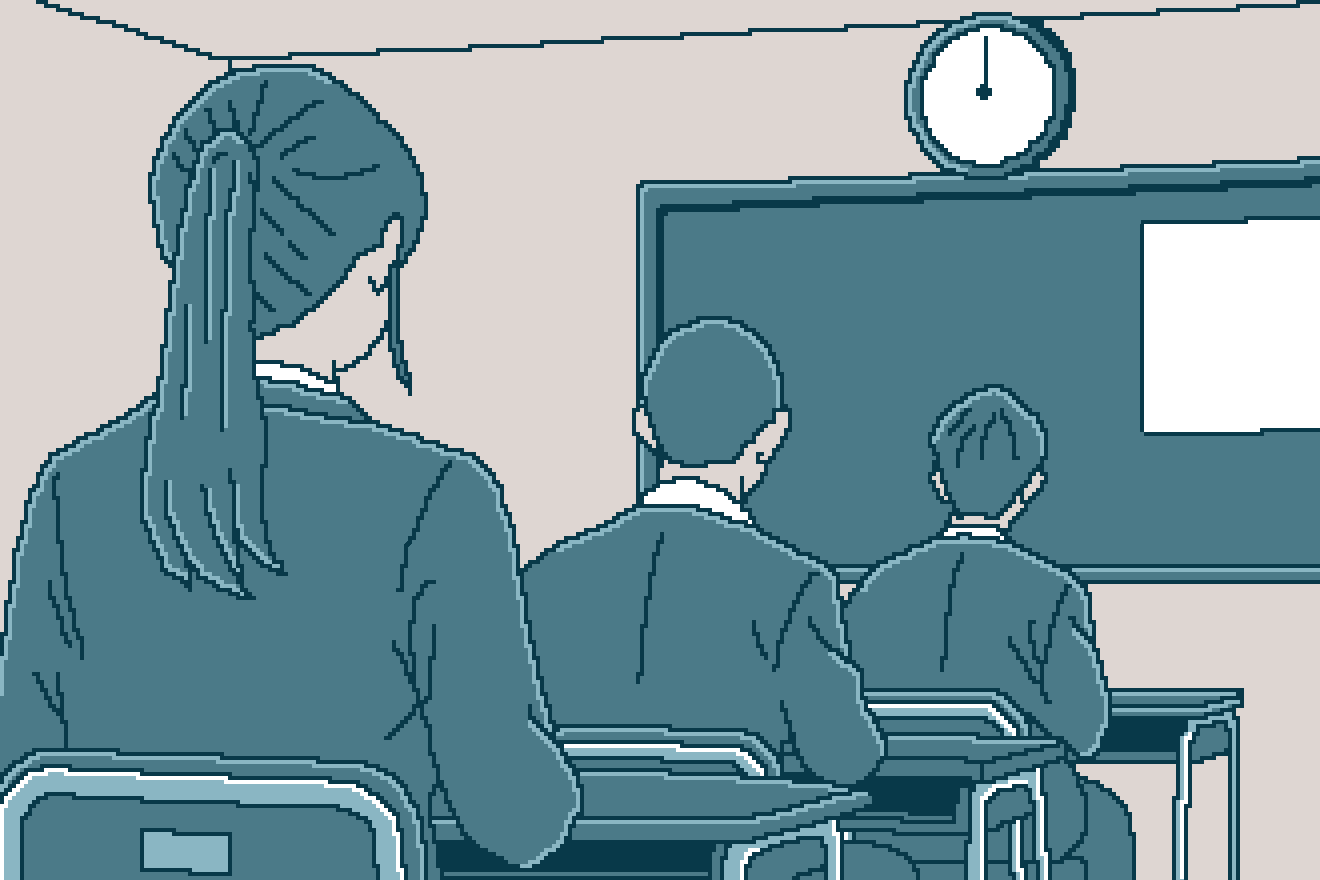
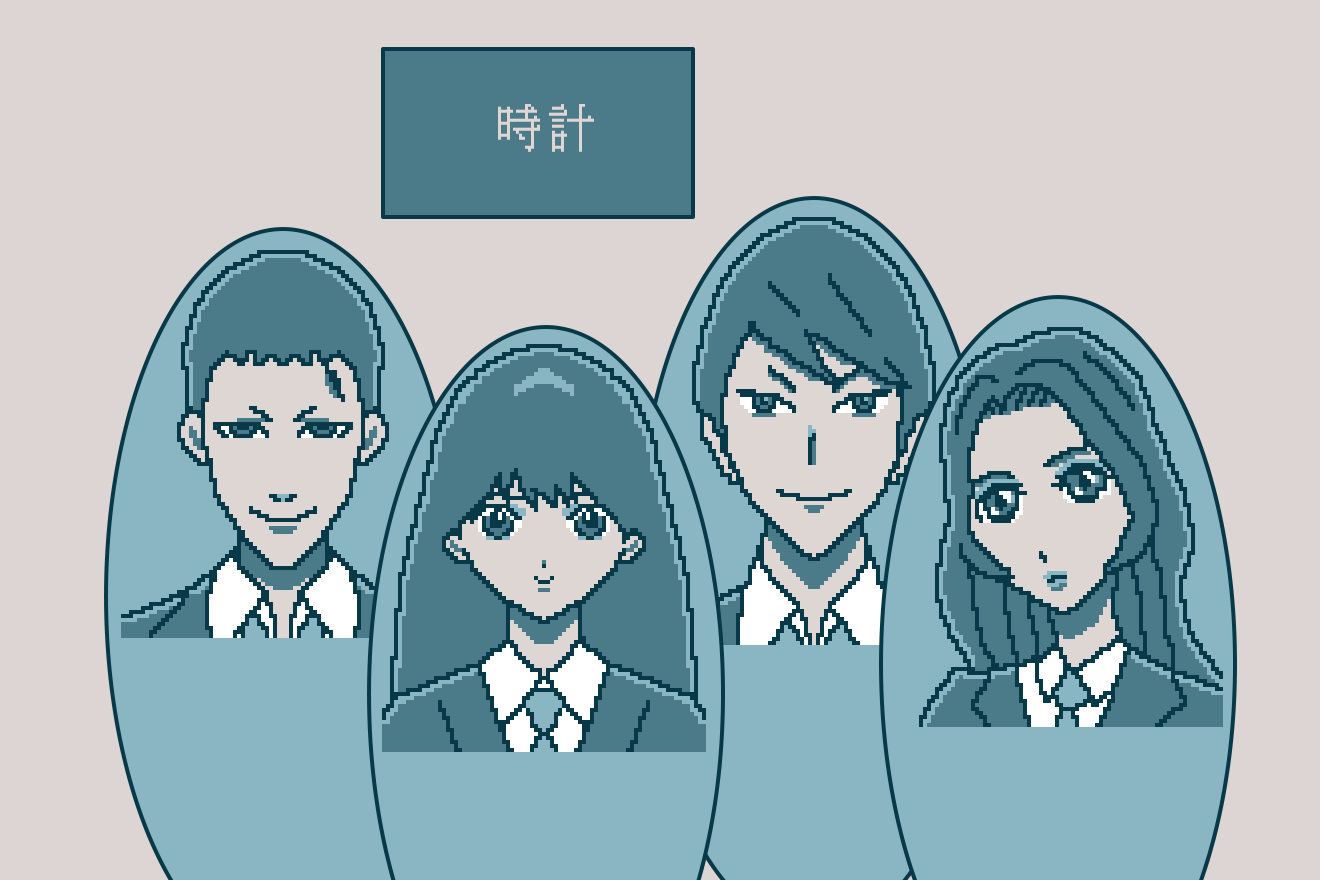
Revision of a layered 1320x880 image; what changed, layer by layer:
removed layer "レイヤー 5" over <box>0,0,1320,880</box>
added group "響 アイ" with 2 layers above "佐木 トモミ" over <box>879,295,1237,880</box>
added layer "Character_21_1" in group "響 アイ" over <box>919,327,1223,727</box>
added layer "楕円形 1" (1st of 4, in "響 アイ") in group "響 アイ" over <box>879,295,1237,880</box>
added group "佐木 トモミ" with 2 layers above "本郷 ケント" over <box>367,325,725,880</box>
added layer "Character_07_1" in group "佐木 トモミ" over <box>382,344,706,752</box>
added layer "楕円形 1" (2nd of 4, in "佐木 トモミ") in group "佐木 トモミ" over <box>367,325,725,880</box>
added group "本郷 ケント" with 2 layers above "根来 ジン" over <box>104,227,462,880</box>
added layer "Character_24_1" in group "本郷 ケント" over <box>121,250,445,638</box>
added layer "楕円形 1" (3rd of 4, in "本郷 ケント") in group "本郷 ケント" over <box>104,227,462,880</box>
added group "根来 ジン" with 2 layers above "時計" over <box>635,196,993,880</box>
added layer "Character_17_1" in group "根来 ジン" over <box>652,217,976,645</box>
added layer "楕円形 1" (4th of 4, in "根来 ジン") in group "根来 ジン" over <box>635,196,993,880</box>
added group "時計" (1st of 2) with 2 layers above "BG" over <box>381,47,695,219</box>
added layer "時計" (2nd of 2, in "時計") in group "時計" over <box>498,104,594,152</box>
added layer "長方形 1" in group "時計" over <box>381,47,695,219</box>
added group "BG" with 2 layers over <box>0,0,1320,880</box>
added layer "レイヤー 2" in group "BG" over <box>0,0,1320,880</box>
added layer "レイヤー 1" in group "BG" over <box>0,0,1320,880</box>